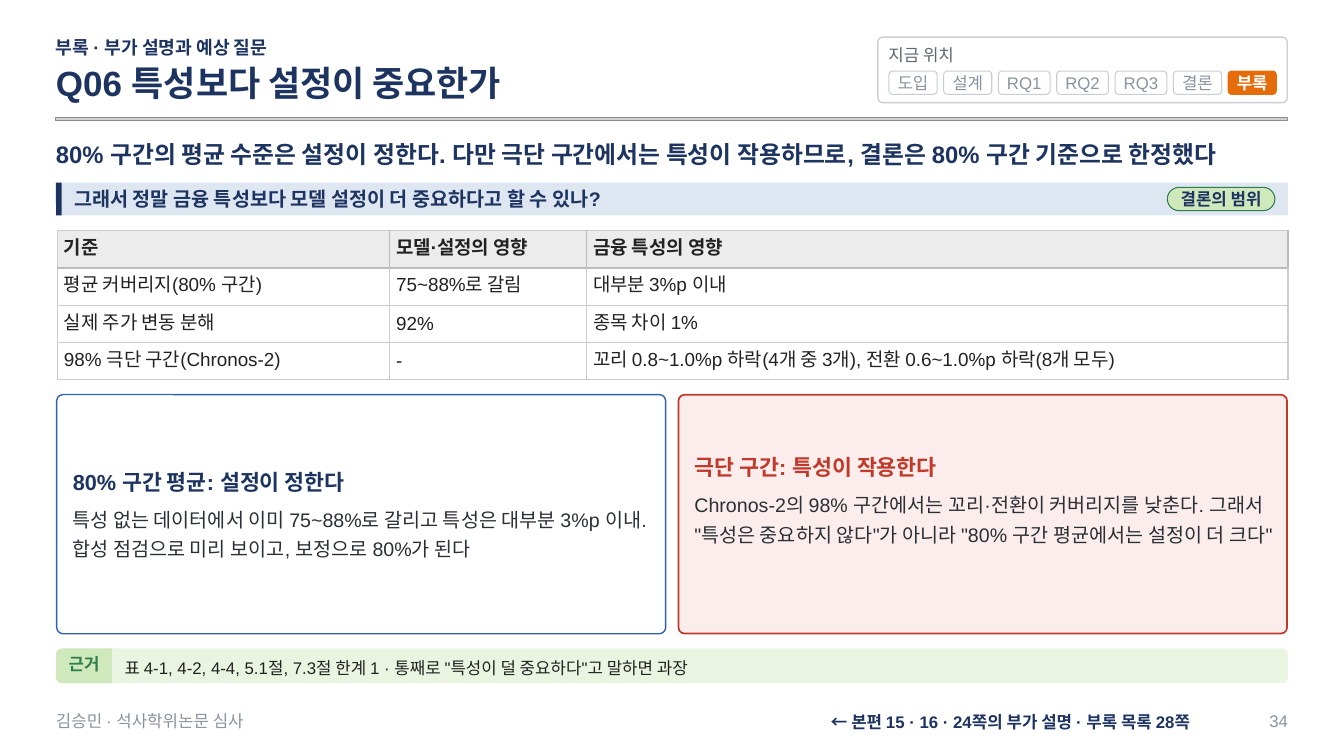
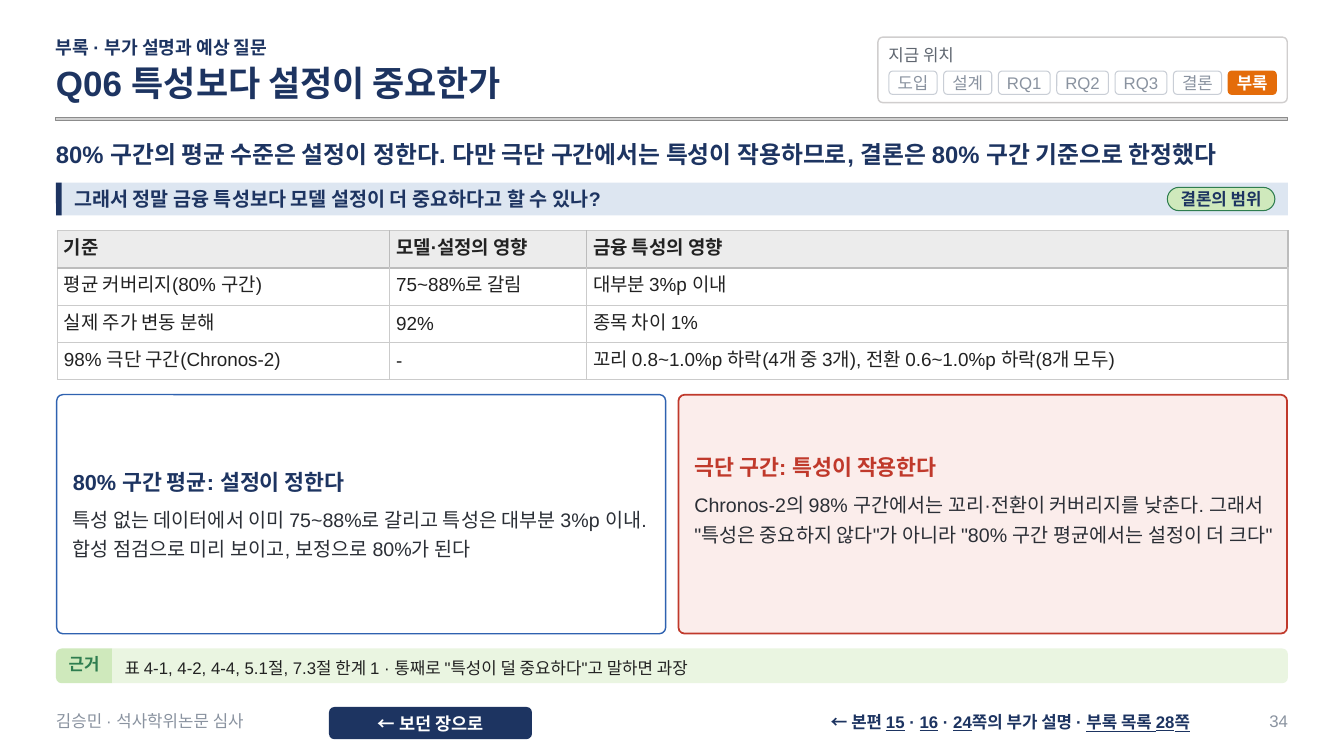
Before and after one commit to sapzzil/Master-thesis, a slide deck: slide 34 of 05_논문작성/석사학위논문 심사 발표_v3.pptx. Drawn at 1344x756 pixels with LibreOffice and Linux fonts; fonts in the diff are those of the drawing; grey boxes stand for pictures. Boxes give left, top, right and bottom in pixels: in the first picture for what was removed or moved away, otherwise in the second. Text is boxed around its words. In the diff, an @@ line names an element or a change of style, - is before the commit and + after.

```diff
--- a/05_논문작성/석사학위논문 심사 발표_v3.pptx
+++ b/05_논문작성/석사학위논문 심사 발표_v3.pptx
@@ text "← 본편 15 · 16 ..." at <box>851,714,1190,732</box>: underline on in "15 16 24쪽의 부록 목록 28쪽" @@
@@ rounded rectangle added at <box>329,707,531,739</box>, fill #1D3461, 12.5 pt, text #FFFFFF, bold @@
+← 보던 장으로
```
Also in this commit, not shown: 35 other slides changed.
